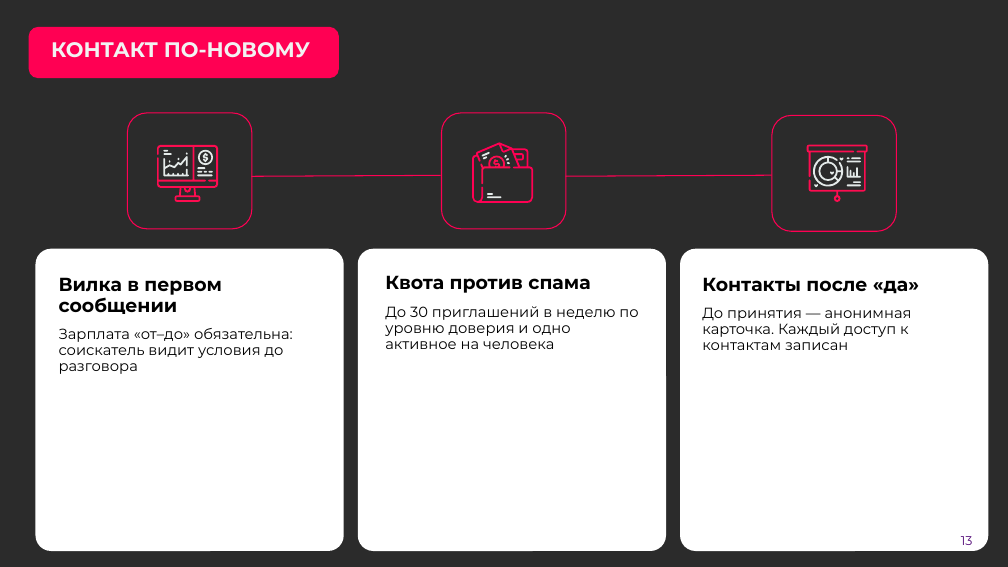
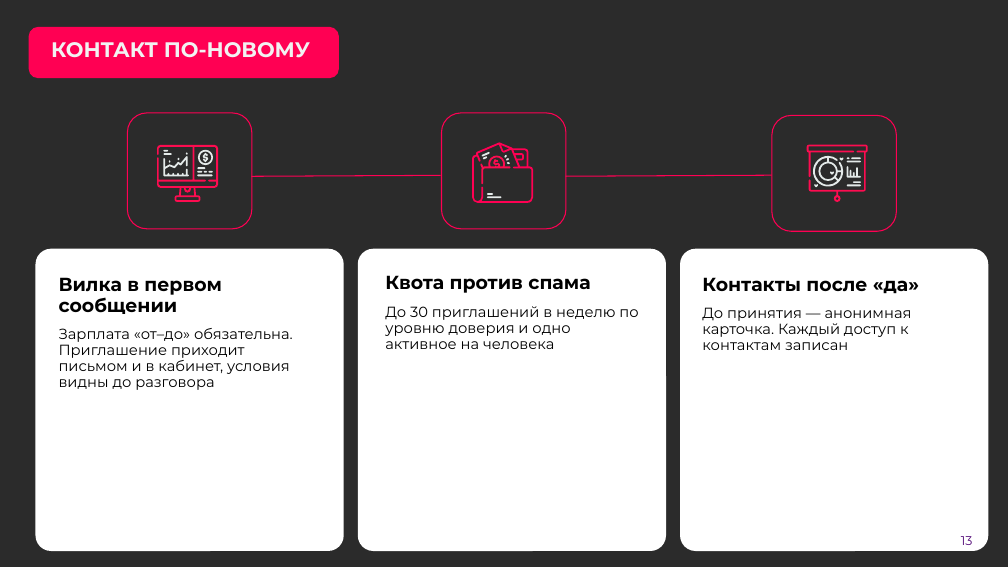
Before and after one commit to K1NGSM4N3/fsp-hack, a slide deck: slide 13 of docs/presentation.pptx. Drawn at 1008x567 pixels with LibreOffice and Linux fonts; fonts in the diff are those of the drawing; background and template pictures are left out; a plain dark background stands for a picture behind light text. Boxes give left, top, right and bottom in pixels: in the first picture for what was removed or moved away, otherwise in the second. Text is boxed around its words. In the diff, an @@ line names an element or a change of style, - is before the commit and + after.

```diff
--- a/docs/presentation.pptx
+++ b/docs/presentation.pptx
@@ text at [59,328,293,390]: text changed @@
-Зарплата «от–до» обязательна: соискатель видит условия до разговора
+Зарплата «от–до» обязательна. Приглашение приходит письмом и в кабинет, условия видны до разговора
```
Also in this commit, not shown: 5 other slides changed, 1 other file.
